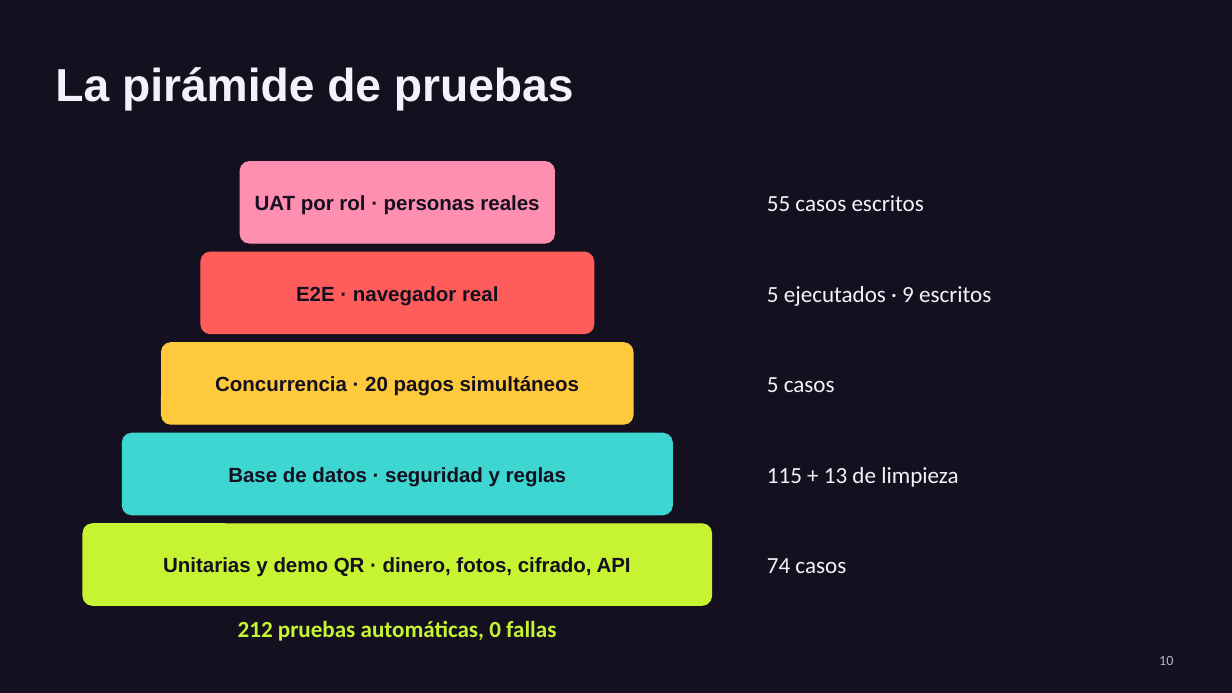
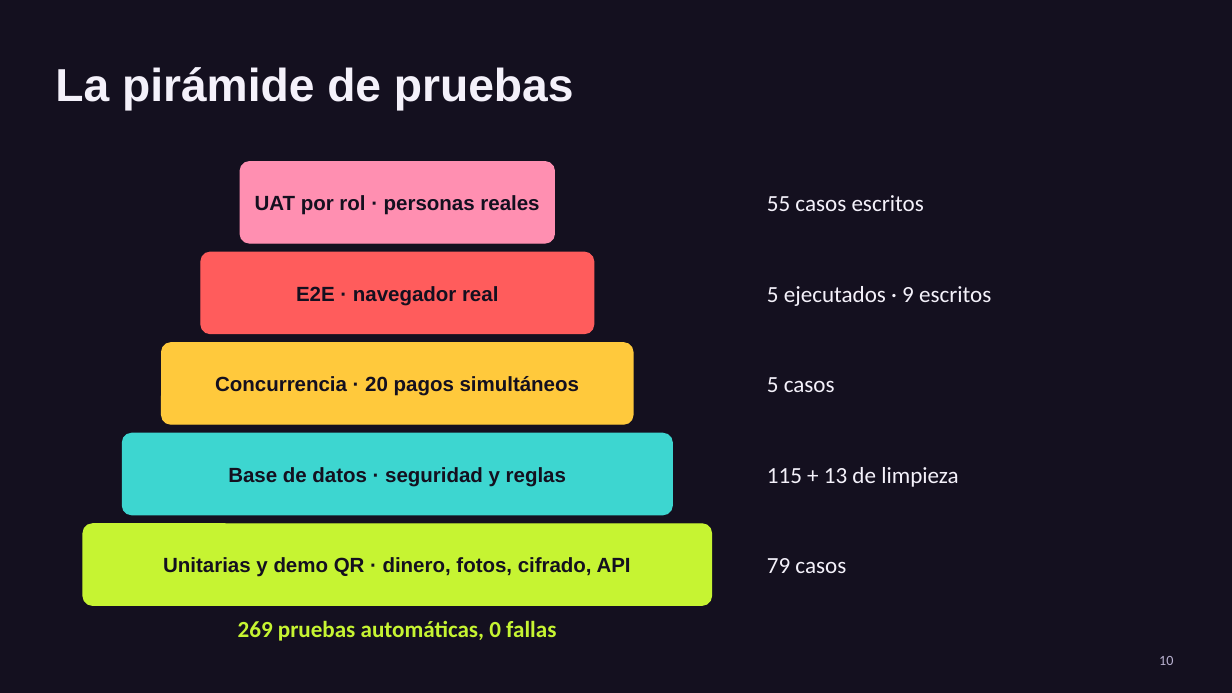
Before and after one commit to bolivianotech/garagesales, a slide deck: slide 10 of docs/presentations/GarageSales-taller-fin-de-semana.pptx. Drawn at 1232x693 pixels with LibreOffice and Linux fonts; fonts in the diff are those of the drawing. Boxes give left, top, right and bottom in pixels: in the first picture for what was removed or moved away, otherwise in the second. Text is boxed around its words. In the diff, an @@ line names an element or a change of style, - is before the commit and + after.

```diff
--- a/docs/presentations/GarageSales-taller-fin-de-semana.pptx
+++ b/docs/presentations/GarageSales-taller-fin-de-semana.pptx
@@ text at bbox=[767, 558, 846, 573]: text changed @@
-74 casos
+79 casos
@@ text at bbox=[238, 620, 556, 641]: text changed @@
-212 pruebas automáticas, 0 fallas
+269 pruebas automáticas, 0 fallas
```
Also in this commit, not shown: 2 other slides changed, 3 slides added, 20 other files.
